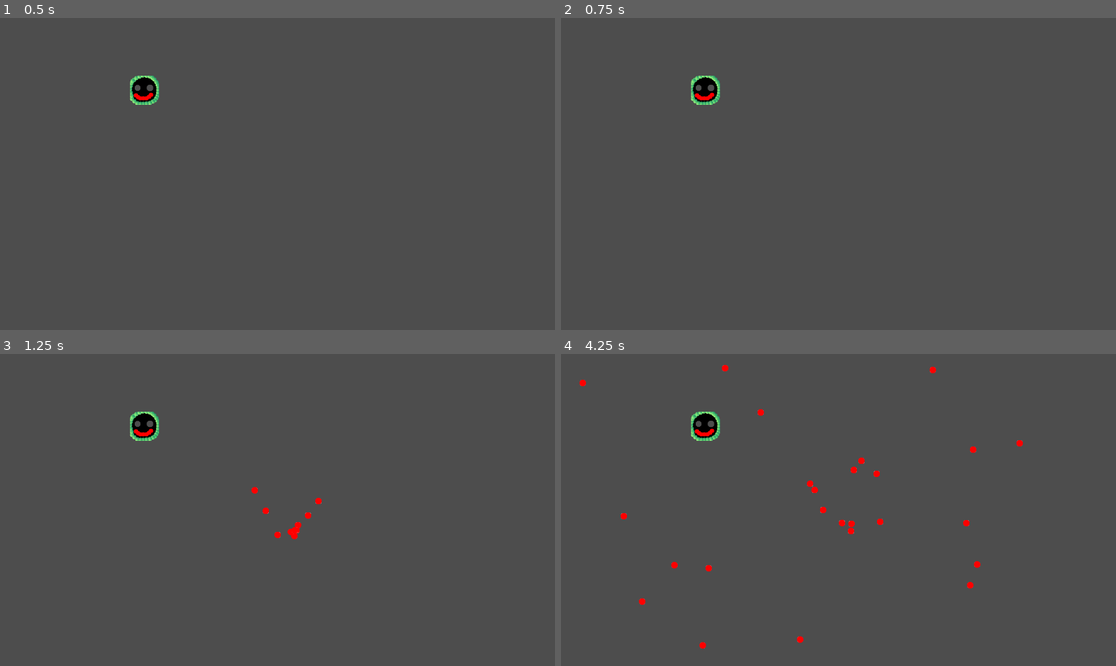
Above: before the commit, frames 1-4 (two rows, left to right).
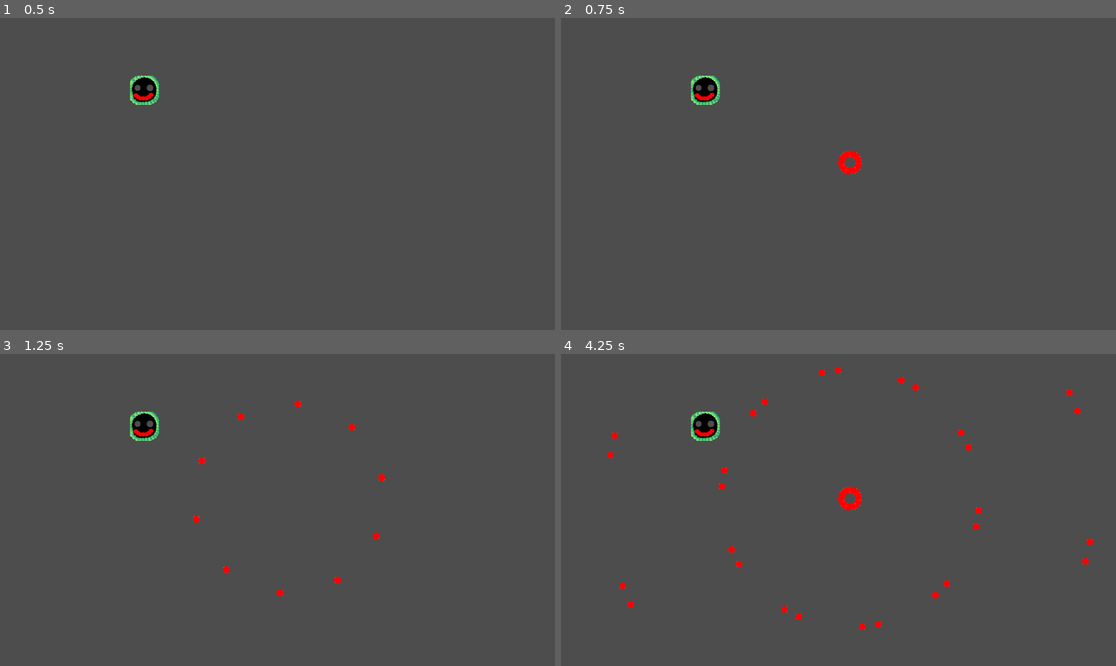
Above: after the commit, the same moments.

Repository: Antoine-Lagache/GameJam_2025
Game: Godot game, scene res://scene/mechant.tscn
Two runs of this game, one before a commit and one after it. Both use one fixed random seed, a clock stepped at 60 frames per second and the inputs below. This scene is started directly instead of the project's main scene.
Inputs:
- Up to frame 1 (0.5 s): no input
- Up to frame 2 (0.75 s): tap Enter at 0.5 s; hold Right (right) from 0.53 s (still down)
- Up to frame 3 (1.25 s): keep holding Right (right)
- Up to frame 4 (4.25 s): release Right (right) at 1.28 s; hold Down (down) 1.28-2.03 s; hold Right (right) 2.03-2.78 s; hold Up (up) 2.78-3.53 s; hold Left (left) from 3.53 s (still down)

Frame 1 is identical in both runs. In frame 2, 0.2% of the frame differs, in the area x 49-55%, y 42-51%; in frame 3, 0.4%; in frame 4, 1.4%, in the area x 3-96%, y 3-95%.

Commit message:
pretty pattern

Diff:
--- a/gamejame/scene/mechant.tscn
+++ b/gamejame/scene/mechant.tscn
@@ -19,6 +19,7 @@
 shape = SubResource("CircleShape2D_7bvp0")
 
 [node name="Timer" type="Timer" parent="."]
+wait_time = 0.7
 autostart = true
 
 [connection signal="timeout" from="Timer" to="." method="_on_timer_timeout"]
--- a/gamejame/script/mechant.gd
+++ b/gamejame/script/mechant.gd
@@ -3,6 +3,7 @@
 
 @onready var bullet = load("res://scene/bullet.tscn")
 
+var angle = 0
 
 func _ready():
 	position = Vector2(500, 250)
@@ -12,10 +13,18 @@
 
 
 func _on_timer_timeout() -> void:
+	angle = angle + 2 * PI / 25
 	for i in range(10):
 		var new_bullet = bullet.instantiate()
 		new_bullet.global_position = global_position
-		new_bullet.speed = randf_range(5, 10)
-		new_bullet.direction = randf_range(0, 2 * PI)
+		new_bullet.speed = 10
+		new_bullet.direction =  2 * PI / 10 * i + angle
 		new_bullet.angular_velocity = 0.01
 		add_child(new_bullet)
+	for i in range(10):
+		var new_bullet = bullet.instantiate()
+		new_bullet.global_position = global_position
+		new_bullet.speed = 10
+		new_bullet.direction =  2 * PI / 10 * (i + 0.5) + angle
+		new_bullet.angular_velocity = - 0.01
+		add_child(new_bullet)
Not shown: 1 places in gamejame/scene/mechant.tscn that only renumber resources
